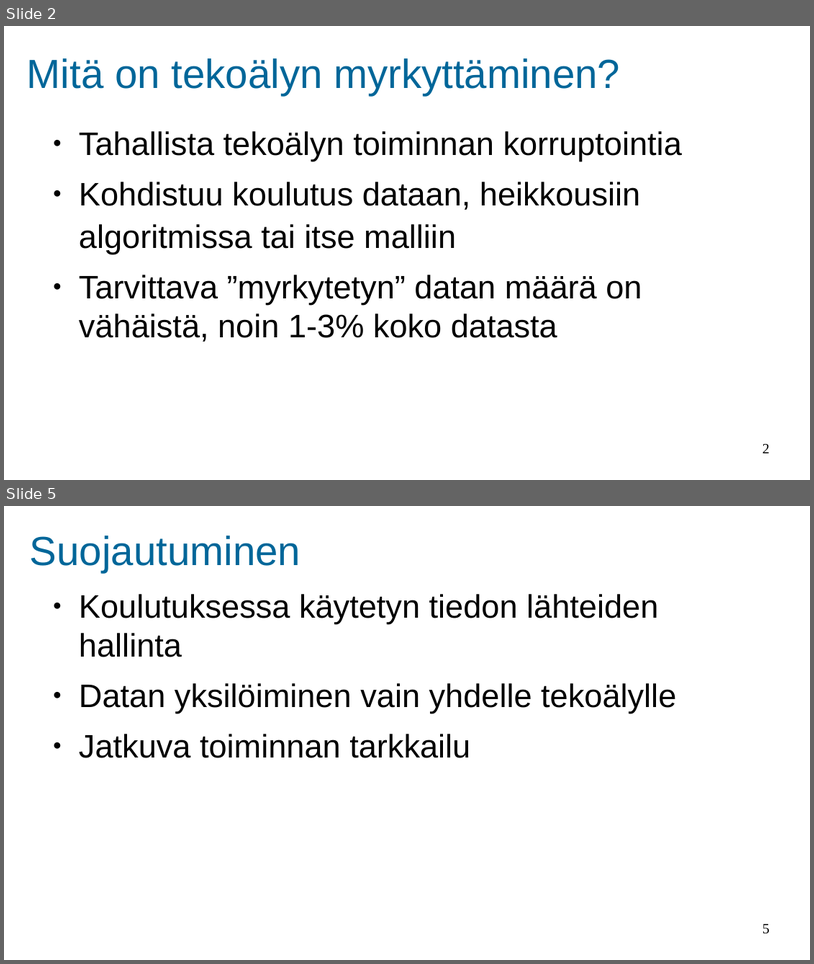
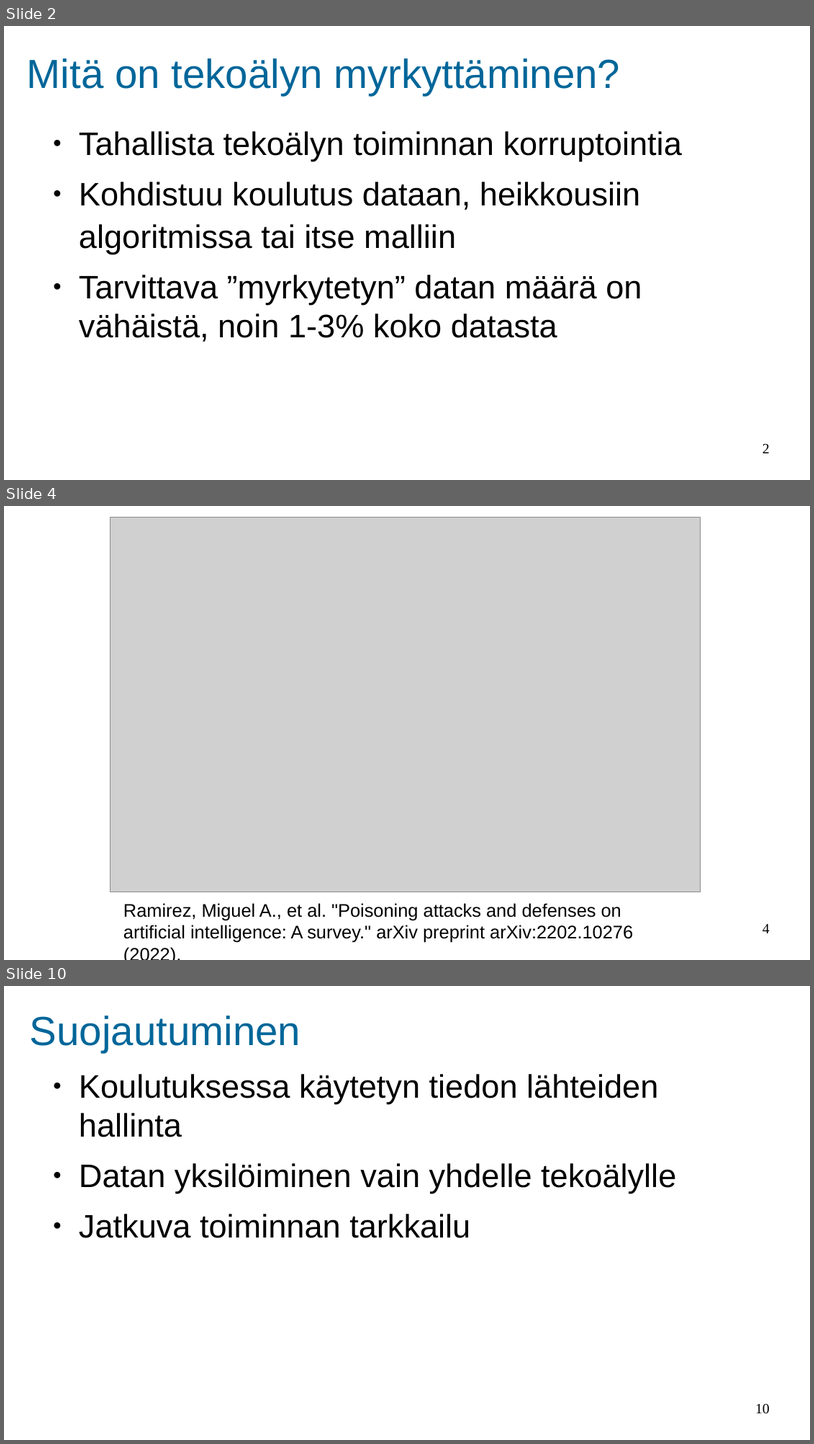
Before and after one commit to Akseli1236/AI-Poisoning, a slide deck: AI poisoning.odp. Shown one above the other, each under a label of ours: slides 2 and 5 before the commit, slides 2, 4 and 10 after it; the slides between them are not shown. The pictures are 814x964 and 814x1444 pixels, drawn with LibreOffice and Linux fonts; fonts in the diff are those of the drawing; grey boxes stand for pictures; background and template pictures are left out. Boxes give left, top, right and bottom in pixels: in the first picture for what was removed or moved away, otherwise in the second. Text is boxed around its words. In the diff, an @@ line names an element or a change of style, - is before the commit and + after.

```diff
--- a/AI poisoning.odp
+++ b/AI poisoning.odp
@@ slide 4 added at bbox=[4, 506, 810, 960], background #FFFFFF @@
@@ picture added at bbox=[110, 518, 702, 893] @@
@@ text added at bbox=[124, 903, 633, 942], 18 pt, text #000000 @@
+Ramirez, Miguel A., et al. "Poisoning attacks and defenses on artificial intelligence: A survey." arXiv preprint arXiv:2202.10276 (2022).
@@ page number added at bbox=[763, 924, 770, 933], 14 pt, text #000000 @@
+4
@@ what was slide 5 is now slide 10 @@
@@ page number at bbox=[756, 1404, 770, 1414]: text changed @@
-5
+10
```
Also in this commit, not shown: 3 slides changed, 4 other slides added, 1 other file.
